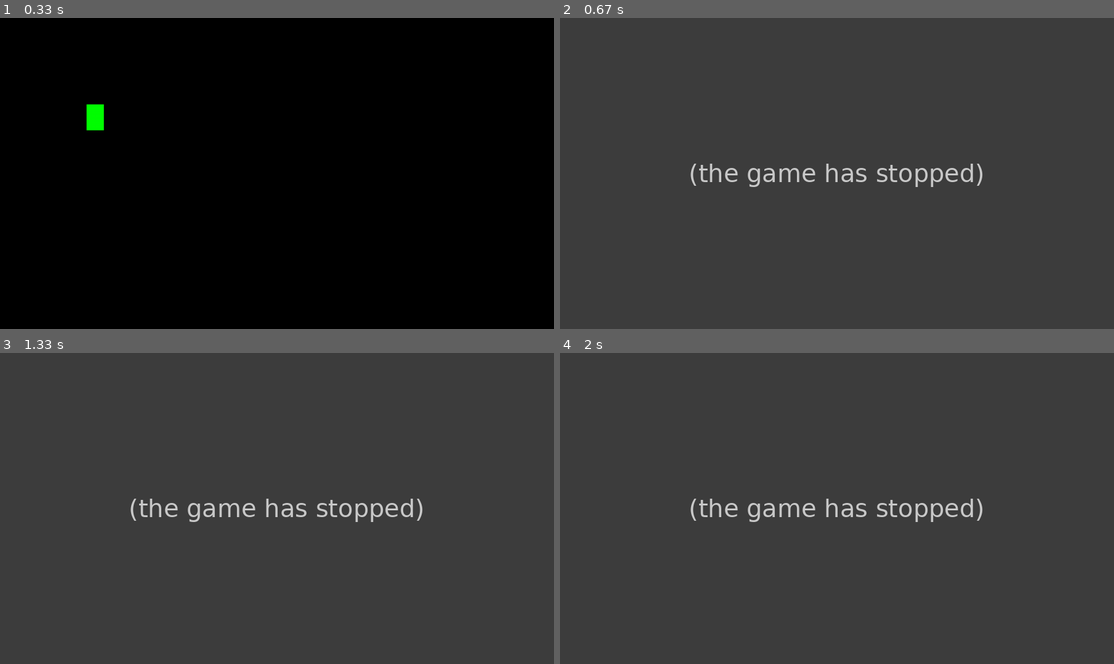
Above: before the commit, frames 1-4 (two rows, left to right).
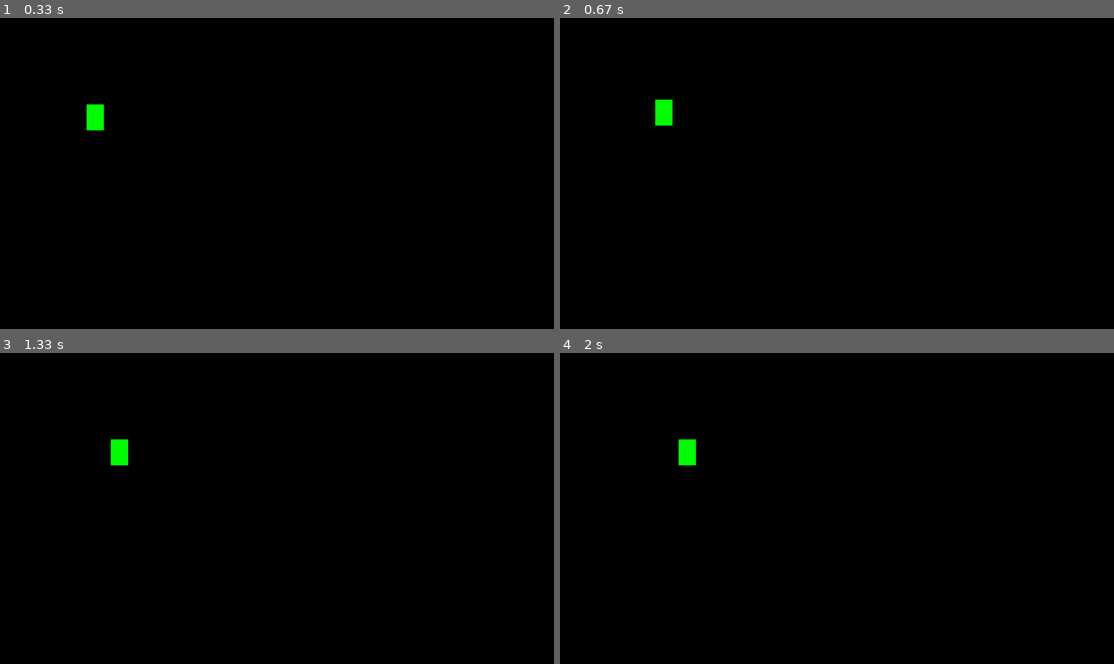
Above: after the commit, the same moments.

Repository: KarupoegPuhh/2020-projekt
Game: pygame game, started from main.py
Two runs of this game, one before a commit and one after it. Both use one fixed random seed, a clock stepped at 60 frames per second and the inputs below.
Inputs:
- Up to frame 1 (0.33 s): no input
- Up to frame 2 (0.67 s): hold Space from 0.33 s (still down); hold D from 0.33 s (still down)
- Up to frame 3 (1.33 s): release Space at 0.8 s; release D at 0.8 s; hold D 0.83-1.3 s
- Up to frame 4 (2 s): hold D 1.33-1.8 s; hold A from 1.83 s (still down)

Frame 1 is identical in both runs. In frame 2, 100% of the frame differs, in the area x 0-100%, y 0-100%; in frame 3, 100%; in frame 4, 100%.
Error before the commit: UnboundLocalError: cannot access local variable 'm' where it is not associated with a value ...; the game stopped at 0.33 s (later frames are placeholders)

Commit message:
ott teeb kuuli (main) saamel teeb collisionit (proov2)

Diff:
--- a/1proov2.py
+++ b/1proov2.py
@@ -13,17 +13,16 @@
     #movement
     keys = pg.key.get_pressed()
     if keys [pg.K_d] and p_vel < (aken_laius - p_x - p_laius):
-        p_x += 1*dt
+        p_x += 10*dt
     if keys [pg.K_a] and p_vel < p_x:
-        p_x -= 1*dt
+        p_x -= 10*dt
     #hüppamine
     if not jump:
         if keys [pg.K_SPACE]:
             jump = True
     if jump:
         #F = 1 / 2 * mass * velocity ^ 2
-        p_y -= (((1 / 2)*p_m*(p_v**2))/2)*dt
-
+        p_y -= ((1 / 2)*p_m*(p_v**2))*dt
         #decreasing velocity while going up and become negative while coming down
         p_v = p_v-1
 
@@ -37,14 +36,16 @@
             p_v = 5
             p_m = 1
     #fps
-    dt = clock.tick(60)
+    #dt = clock.tick(60)
 
 
 def draw():
     #TAUST
     bg.fill(aken_taust)
+
     #PLAYER
-    p = pg.draw.rect(bg, p_col, (p_x, p_y, p_laius, p_kõrgus))
+    pg.draw.rect(bg, p_col, (p_x, p_y, p_laius, p_kõrgus))
+    #pg.draw.line(bg,)
 
     #UPDATE
     pg.display.flip()
@@ -69,7 +70,7 @@
 p_col = (0, 255, 0)
 p_x = 200
 p_y = 400
-p_vel = 2
+p_vel = 5
 
 p_m = 1 #mass
 p_v = 5 #velocity (hüppamisele)
--- a/main.py
+++ b/main.py
@@ -1,63 +1,77 @@
 import pygame as pg
 import sys
-from blocks import *
-import os
-
-#PLATFORM
-#https://opensource.com/article/18/7/put-platforms-python-game
-
-class Platform(pg.sprite.Sprite):
-    def __init__(self, plat_x, plat_y, img_w, img_h, img):
-        pg.sprite.Sprite.__init__(self)
-        self.image = pg.image.load(img).convert()
-        self.rect = self.image.get_rect()
-        self.rect.y = plat_y
-        self.rect.x = plat_x
 
 
 def update():
     global jump
     global p_m
     global p_v
-    global F
     global p_x
     global p_y
     global dt
+    global p_nägu
+    global k_exists
+    global k_x
+    global k_vel
     #PLAYER
     #movement
     keys = pg.key.get_pressed()
     if keys [pg.K_d] and p_vel < (aken_laius - p_x - p_laius):
-        p_x += 5*dt
+        p_x += 1*dt
+        p_nägu = True
     if keys [pg.K_a] and p_vel < p_x:
-        p_x -= 5*dt
+        p_x -= 1*dt
+        p_nägu = False
+    if not jump:
+        if keys [pg.K_SPACE]:
+            jump = True
+    #hüppamine
     if not jump:
         if keys [pg.K_SPACE]:
             jump = True
     if jump:
-        # F = 1 / 2 * mass * velocity ^ 2
-        p_y -= (1 / 2)*m*(v**2)
+        #F = 1 / 2 * mass * velocity ^ 2. source: https://www.geeksforgeeks.org/python-making-an-object-jump-in-pygame/
+        p_y -= (((1 / 2)*p_m*(p_v**2))/2)*dt
 
-        # decreasing velocity while going up and become negative while coming down
-        v = v-1
+        #decreasing velocity while going up and become negative while coming down
+        p_v = p_v-1
 
-        # object reached its maximum height
-        if v < 0:
+        #max kõrgus
+        if p_v < 0:
 
-            # negative sign is added to counter negative velocity
-            m =-1
-    #fps
-    dt = clock.tick(60)
+            #negative sign is added to counter negative velocity
+            p_m =-1
+        if p_v == -6:
+            jump = False
+            p_v = 5
+            p_m = 1
+
+    #kuul
+    if keys [pg.K_m]:
+        k_exists = True
+        if p_nägu == True:
+            k_x += k_vel
+        else:
+            k_x -= k_vel
+        if k_x == p_x + 200 or k_x == p_x -200:
+            k_exists = False
+
 
 
 def draw():
     #TAUST
     bg.fill(aken_taust)
     #PLAYER
-    p = pg.draw.rect(bg, p_col, (p_x, p_y, p_laius, p_kõrgus))
+    pg.draw.rect(bg, p_col, (p_x, p_y, p_laius, p_kõrgus))
+    #KUUL
+    while k_exists == True:
+        pg.draw.circle(bg, k_col, (k_x, k_y), k_raadius)
 
     #UPDATE
     pg.display.flip()
-    #pg.display.update()
+    #fps
+    dt = clock.tick(60)
+
 
 aken_laius = 1280
 aken_pikkus = 720
@@ -69,7 +83,6 @@
 clock = pg.time.Clock()
 dt = 1
 
-esimene_korrus = Platform(0, 660, 500, 60, "./esimene_korrus.png")
 
 #TEGELANE
 p_laius = 40
@@ -78,6 +91,7 @@
 p_x = 200
 p_y = 200
 p_vel = 5
+p_nägu = True
 
 p_m = 1 #mass
 p_v = 5 #velocity (hüppamisele)
@@ -86,9 +100,10 @@
 #KUUL
 k_raadius = 10
 k_col = (255, 0, 0)
-#_x =
-#k_y =
+k_x = p_x + (0.5 * p_laius)
+k_y = p_y - (0.5 * p_kõrgus)
 k_vel = 15
+k_exists = False
 
 
 
